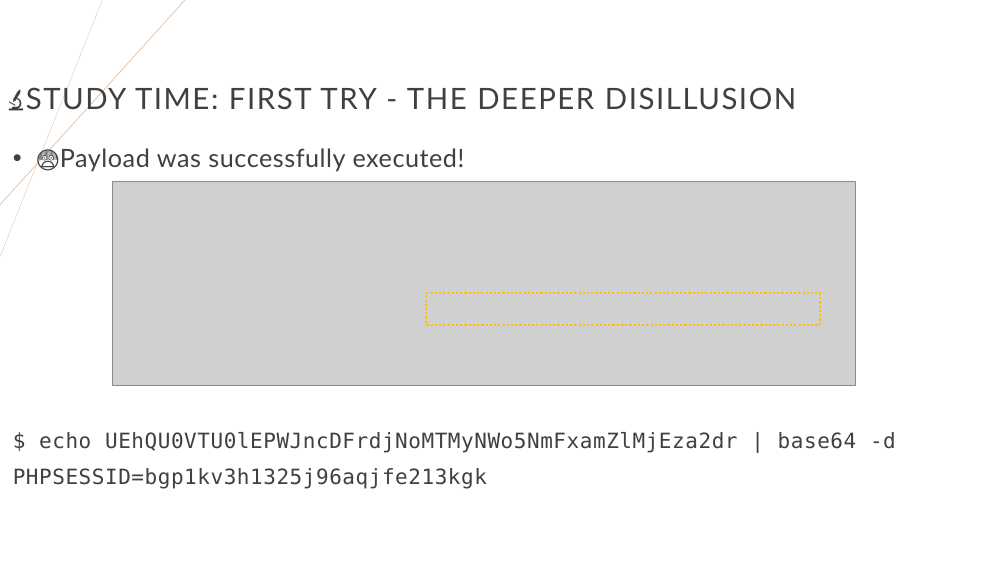
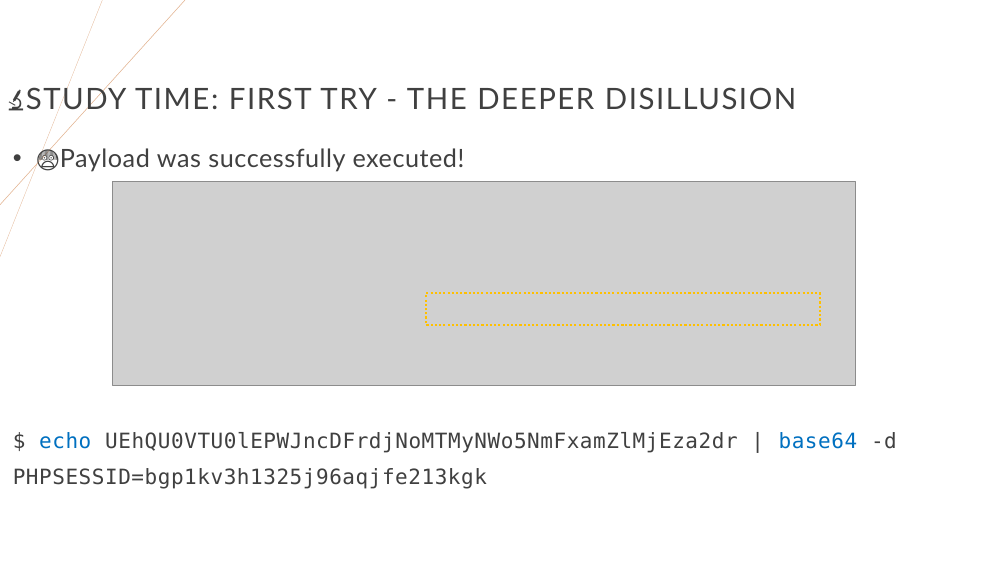
Before and after one commit to righettod/voxxeddays-lux-2024, a slide deck: slide 31 of presentation.pptx. Drawn at 1008x567 pixels with LibreOffice and Linux fonts; fonts in the diff are those of the drawing; grey boxes stand for pictures. Boxes give left, top, right and bottom in pixels: in the first picture for what was removed or moved away, otherwise in the second. Text is boxed around its words. In the diff, an @@ line names an element or a change of style, - is before the commit and + after.

```diff
--- a/presentation.pptx
+++ b/presentation.pptx
@@ text at box(39, 432, 897, 453): text colour #404040 to #0070C0 in "echo base64" @@
```
Also in this commit, not shown: 31 other slides changed, 11 slides added, 1 other file.
